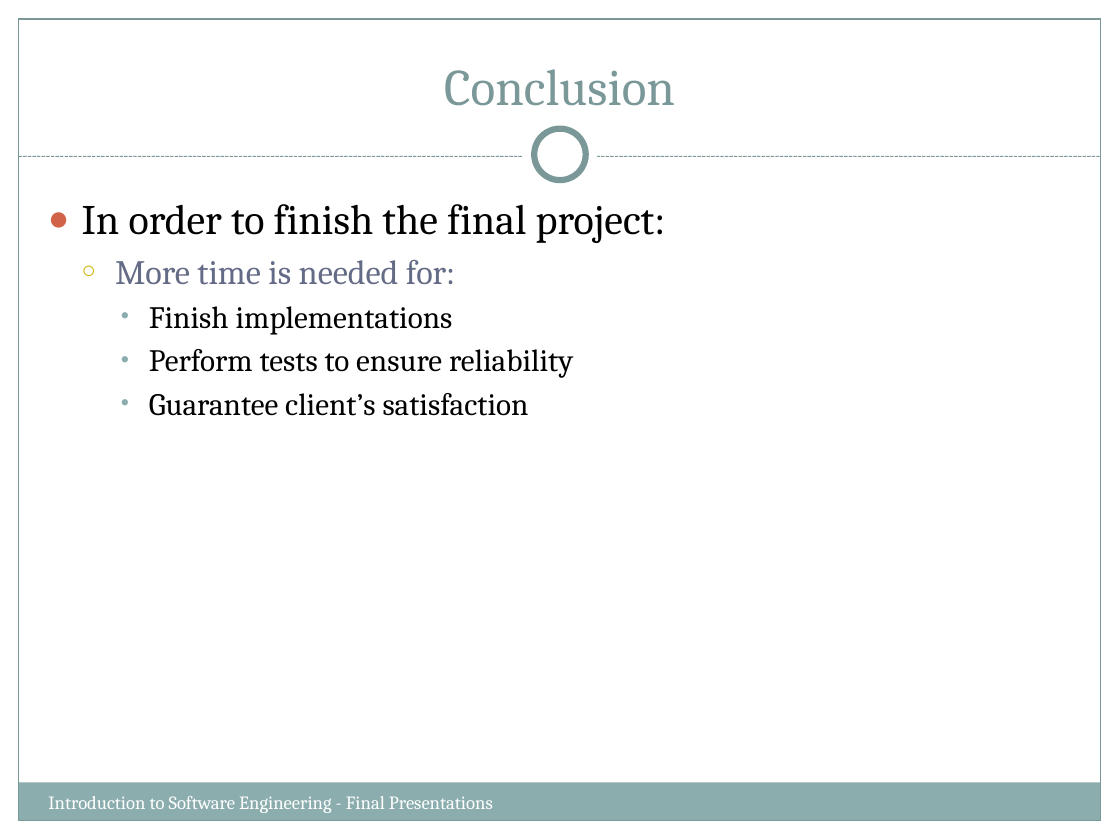
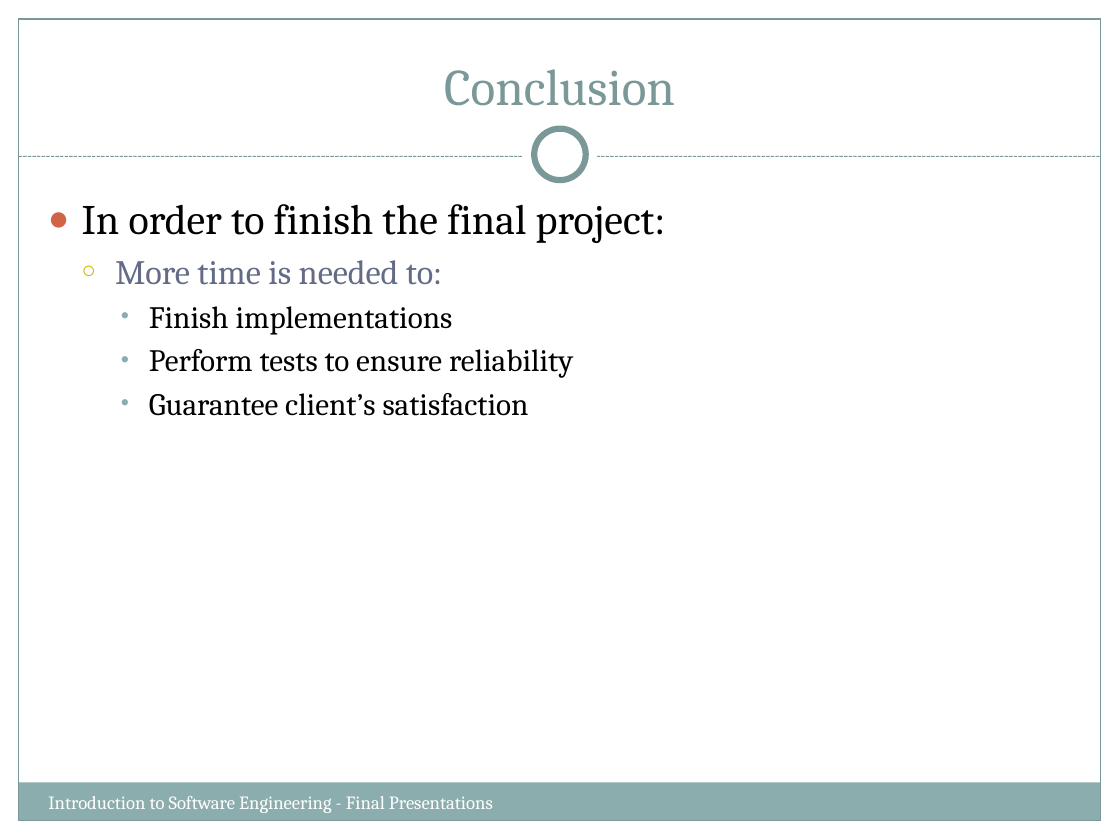
Before and after one commit to Cyber-Punk-REAS/the_project, a slide deck: slide 22 of IntroSWEng.FinalPresentations.pptx. Drawn at 1120x840 pixels with LibreOffice and Linux fonts; fonts in the diff are those of the drawing. Boxes give left, top, right and bottom in pixels: in the first picture for what was removed or moved away, otherwise in the second. Text is boxed around its words. In the diff, an @@ line names an element or a change of style, - is before the commit and + after.

Commit message:
Fixed some of my slides to fit time

```diff
--- a/IntroSWEng.FinalPresentations.pptx
+++ b/IntroSWEng.FinalPresentations.pptx
@@ text at [115, 260, 442, 285]: text changed @@
-  ○ More time is needed for:
+  ○ More time is needed to:
```
Also in this commit, not shown: 1 other slide changed.
